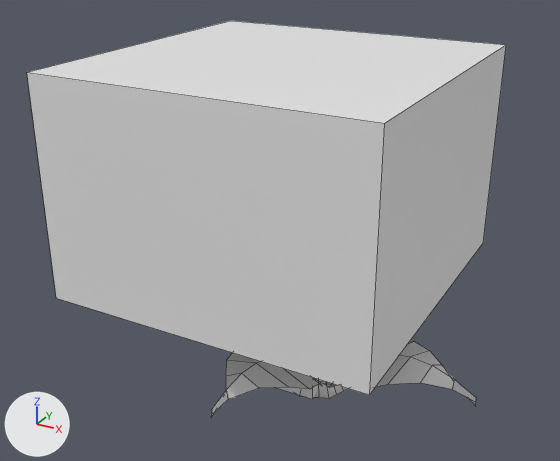
Renders of the FBX model Source/Blender/exports/Plant_Collector_02.fbx from each side of a commit.
Before and after are seen from a 50 mm lens placed at (-5.83, -4.54, 3.43), pointed at (-8.24, -0.14, 1.23). The axes (+X, +Y, +Z) are drawn at lower left. The lights are the same throughout. The older version comes first. Mesh edges are drawn as thin lines. Where no turn or scale is listed for an object, it has been applied to the vertices.

The first picture shows 'INTERACT_02', 'Plant_Collector_02' and 1 more.
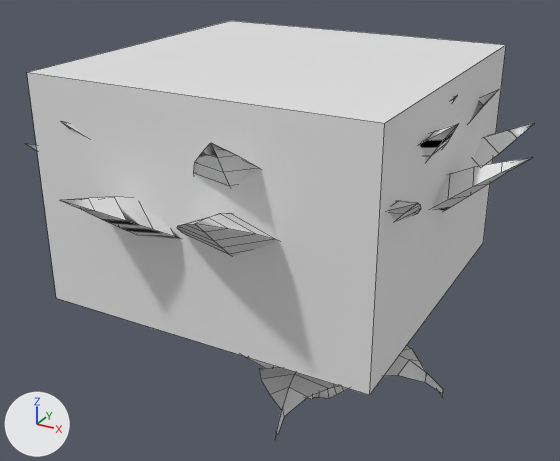
Pixel boxes [x1, y1, x2, y2] of what changed, in the pictures (560 x 461 px):
'Plant_Collector_02', reshaped: before [211, 342, 476, 417]; after [26, 89, 534, 437]
part 1 of me_plant_collector_02_007, rebuilt (28% narrower, 9% taller): before [211, 353, 322, 417]; after [259, 367, 339, 437]
part 2 of me_plant_collector_02_007, rebuilt (not visible before): after [244, 356, 272, 368]
part 3 of me_plant_collector_02_007, rebuilt: before [325, 342, 476, 406]; after [384, 346, 443, 397]
part 4 of me_plant_collector_02_007, built on: after [26, 89, 534, 257]

The change in detail:
me_plant_collector_02_007 is used by ob_plant_collector_02; location (-8.0, 0.0, 0.0); rotation (1.571, 0.0, -3.142), in degrees (90, 0, -180).
me_plant_collector_02_007 had 1167 vertices, 1041 faces and spanned x -1.27..1.45, y 0.0..2.43, z -1.19..1.52.
me_plant_collector_02_007 now has 1656 vertices, 1497 faces and spans x -1.41..1.85, y 0.0..2.39, z -1.79..1.4.
me_plant_collector_02_007 part 1: the loose piece of 24 vertices spanning x -0.26..0.42, y 0.05..0.5, z -1.17..-0.1 is rebuilt with 24 vertices and now spans x -0.42..0.17, y 0.05..0.5, z -1.16..-0.1.
me_plant_collector_02_007 part 2: the loose piece of 24 vertices spanning x 0.09..1.45, y 0.03..0.5, z -0.2..0.5 is rebuilt with 24 vertices and now spans x 0.1..1.14, y 0.02..0.5, z -0.46..0.32.
me_plant_collector_02_007 part 3: the loose piece of 24 vertices spanning x -1.27..-0.1, y 0.05..0.5, z -0.45..0.25 is rebuilt with 24 vertices and now spans x -1.05..-0.1, y 0.05..0.5, z -0.42..0.2.
me_plant_collector_02_007 part 4: 156 vertices moved from x -0.57..0.97, y 1.37..2.05, z -0.93..0.61 to x -0.53..0.92, y 1.37..2.03, z -0.88..0.57; 212 vertices removed from x -0.84..1.24, y 1.91..2.26, z -1.19..0.84; 800 vertices added at x -1.41..1.85, y 1.32..2.39, z -1.79..1.4.
Other edits to the shape of me_plant_collector_02_007 do not show in these pictures.
